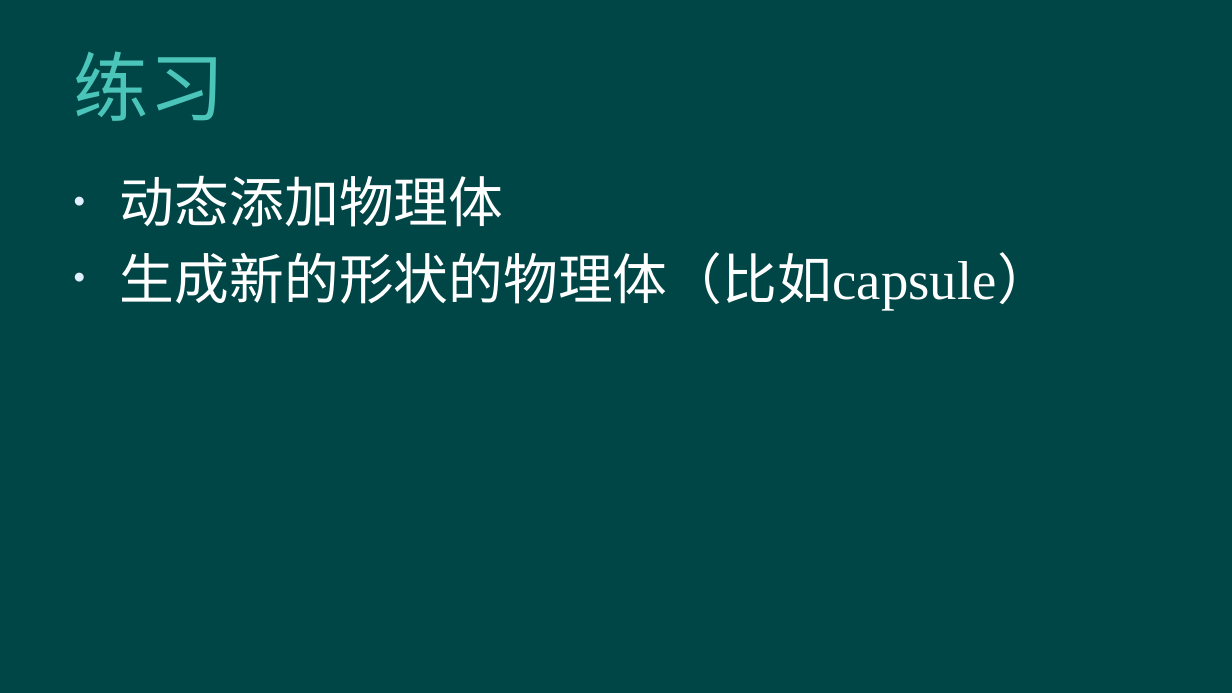
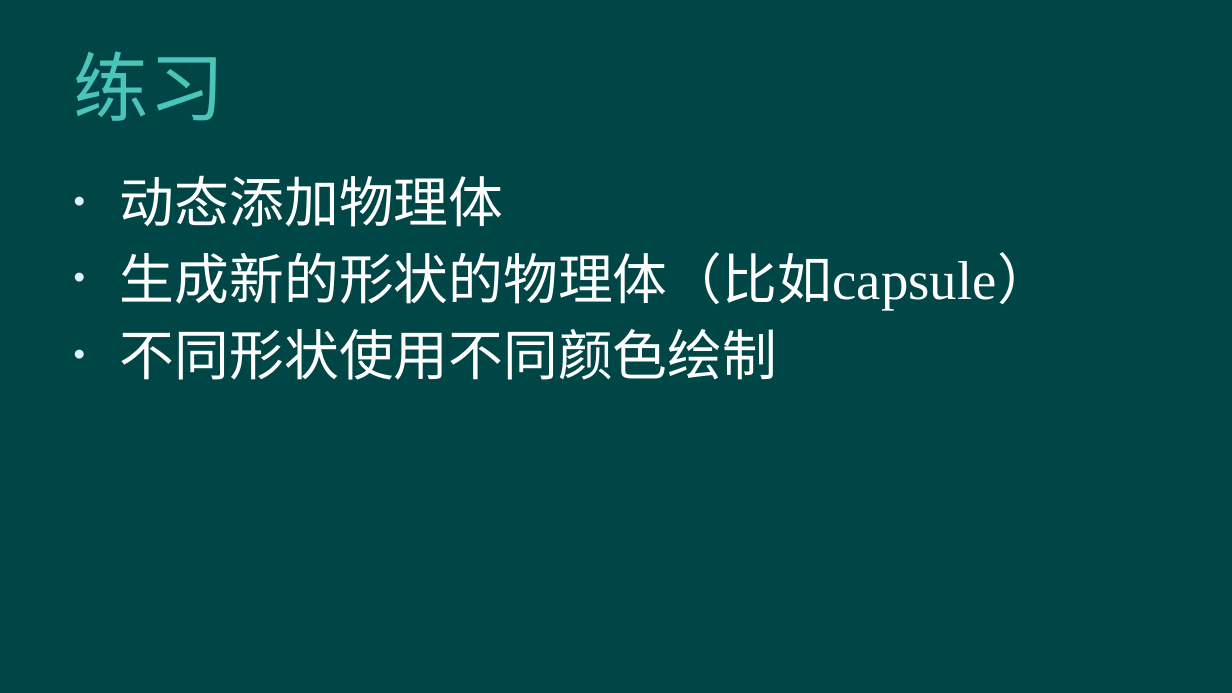
Before and after one commit to hanhonglei/Course_GamePhysics, a slide deck: slide 23 of Slides/3 建立物理仿真程序基础/NewVersion.pptx. Drawn at 1232x693 pixels with LibreOffice and Linux fonts; fonts in the diff are those of the drawing; background and template pictures are left out. Boxes give left, top, right and bottom in pixels: in the first picture for what was removed or moved away, otherwise in the second. Text is boxed around its words. In the diff, an @@ line names an element or a change of style, - is before the commit and + after.

```diff
--- a/Slides/3 建立物理仿真程序基础/NewVersion.pptx
+++ b/Slides/3 建立物理仿真程序基础/NewVersion.pptx
@@ text at (120, 329, 777, 380): paragraph added @@
+• 不同形状使用不同颜色绘制
```
Also in this commit, not shown: 4 other files.
